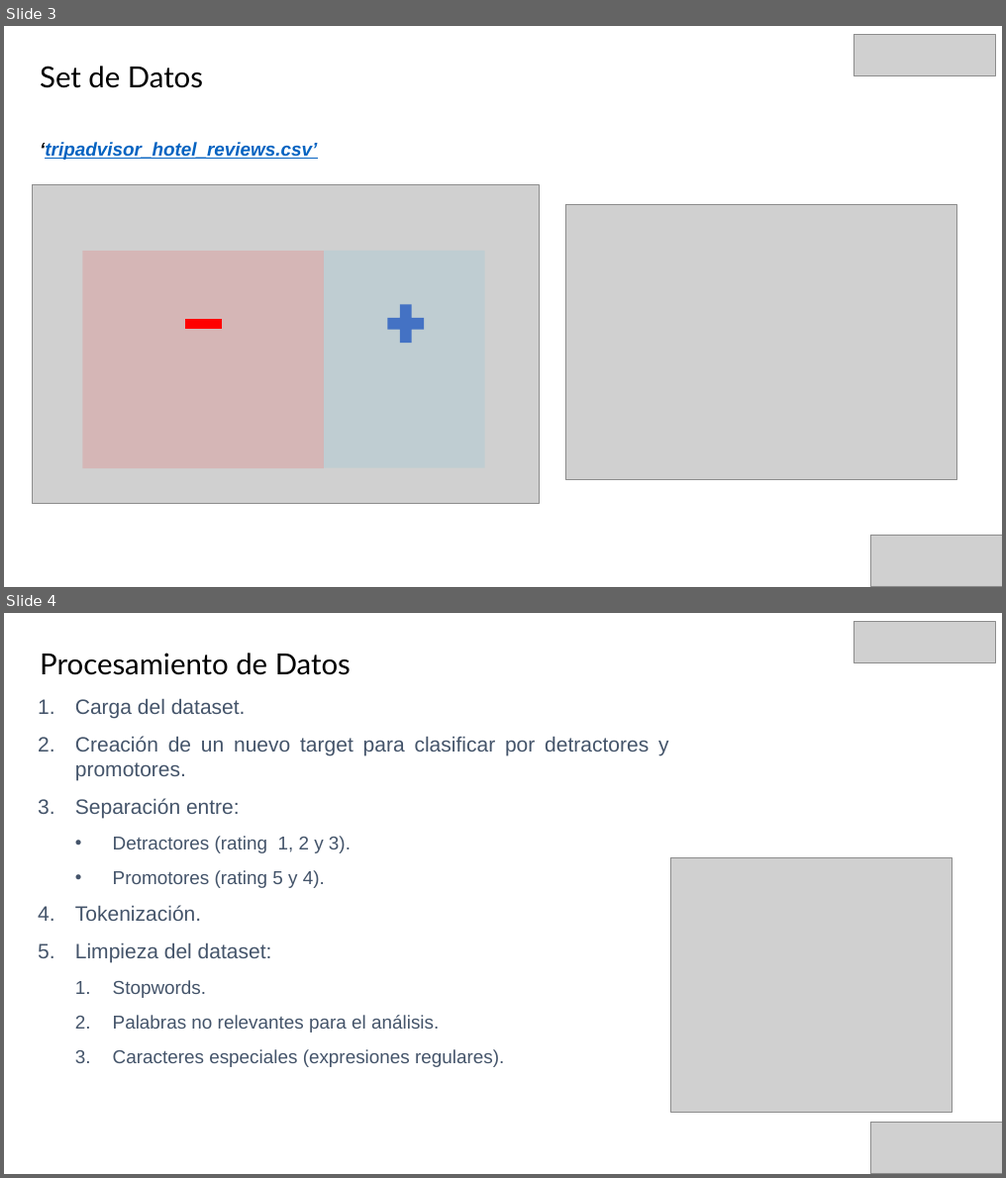
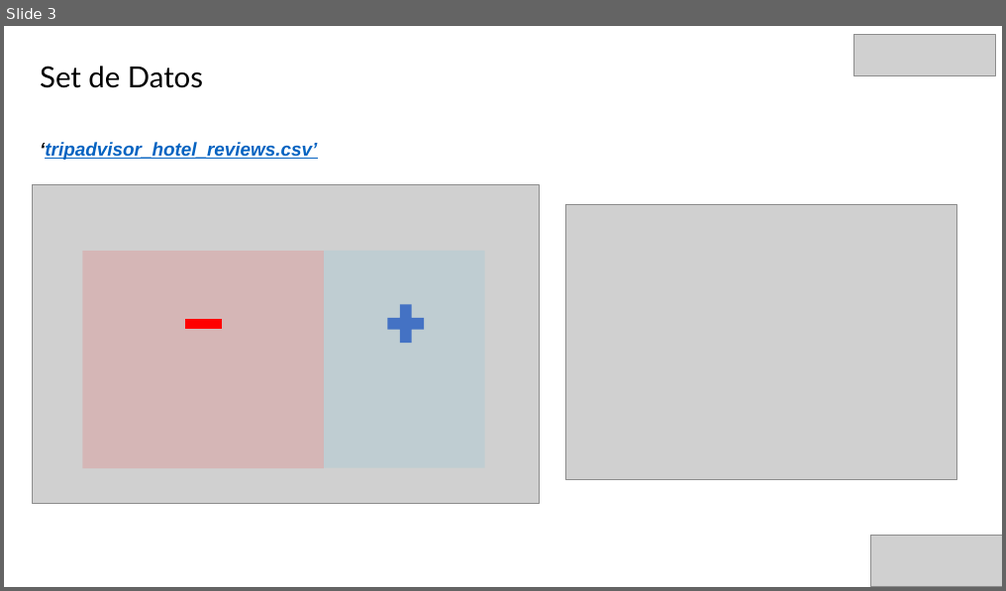
Before and after one commit to john30sg/TripAdvisorTopicModeling, a slide deck: TM_TP0G1_Zanelli_Spena_Sandoval_Biga.pptx. Shown one above the other, each under a label of ours: slides 3 and 4 before the commit, slide 3 after it. The pictures are 1006x1178 and 1006x591 pixels, drawn with LibreOffice and Linux fonts; fonts in the diff are those of the drawing; grey boxes stand for pictures. Boxes give left, top, right and bottom in pixels: in the first picture for what was removed or moved away, otherwise in the second. Text is boxed around its words. In the diff, an @@ line names an element or a change of style, - is before the commit and + after.

```diff
--- a/TM_TP0G1_Zanelli_Spena_Sandoval_Biga.pptx
+++ b/TM_TP0G1_Zanelli_Spena_Sandoval_Biga.pptx
@@ slide 4 removed at <box>4,613,1002,1174</box>, background #FFFFFF @@
@@ picture removed at <box>854,621,995,663</box> @@
@@ text removed at <box>40,653,350,675</box> @@
-Procesamiento de Datos
@@ text removed at <box>75,698,669,1067</box> @@
-1. Carga del dataset.
-2. Creación de un nuevo target para clasificar por detractores y promotores.
-3. Separación entre:
-  • Detractores (rating 1, 2 y 3).
-  • Promotores (rating 5 y 4).
-4. Tokenización.
-5. Limpieza del dataset:
-  1. Stopwords.
-  2. Palabras no relevantes para el análisis.
-  3. Caracteres especiales (expresiones regulares).
@@ picture removed at <box>670,858,951,1112</box> @@
@@ picture removed at <box>871,1122,1002,1174</box> @@
```
Also in this commit, not shown: 1 slide changed, 9 slides added, 10 other slides removed, 2 other files.
